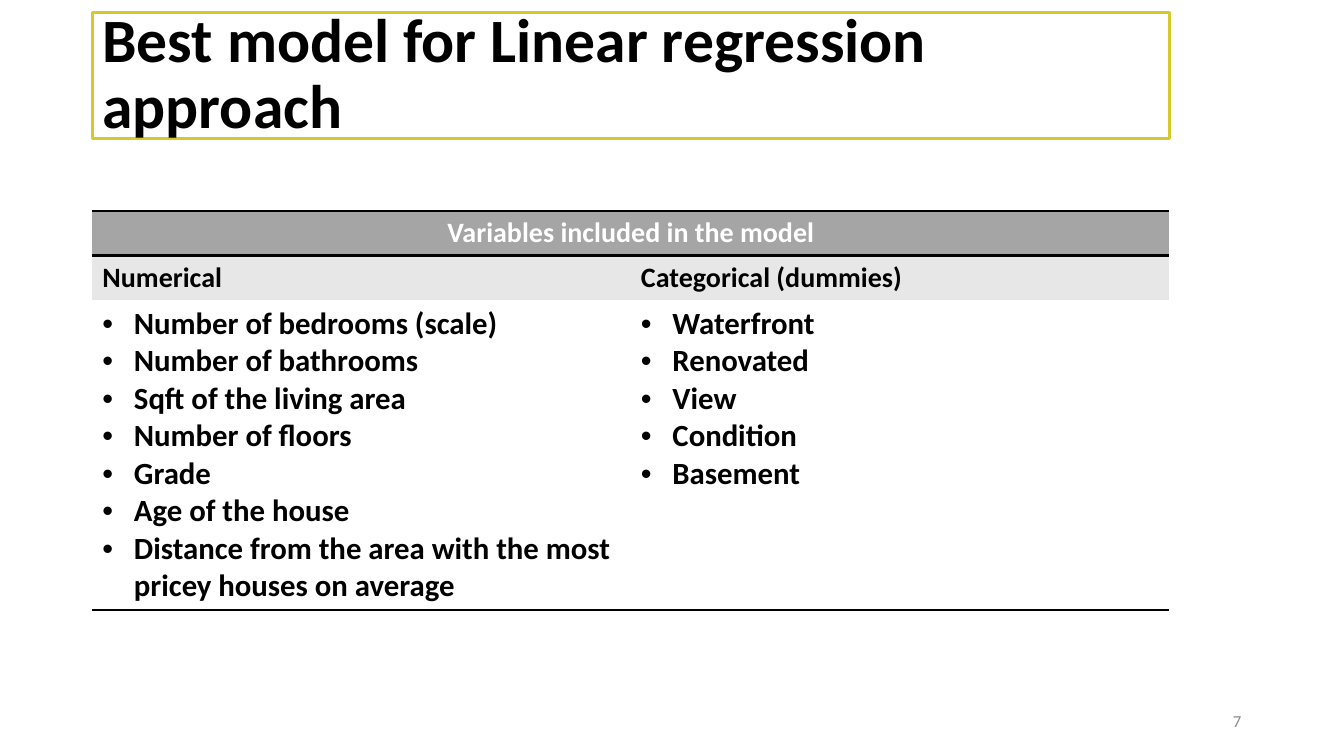
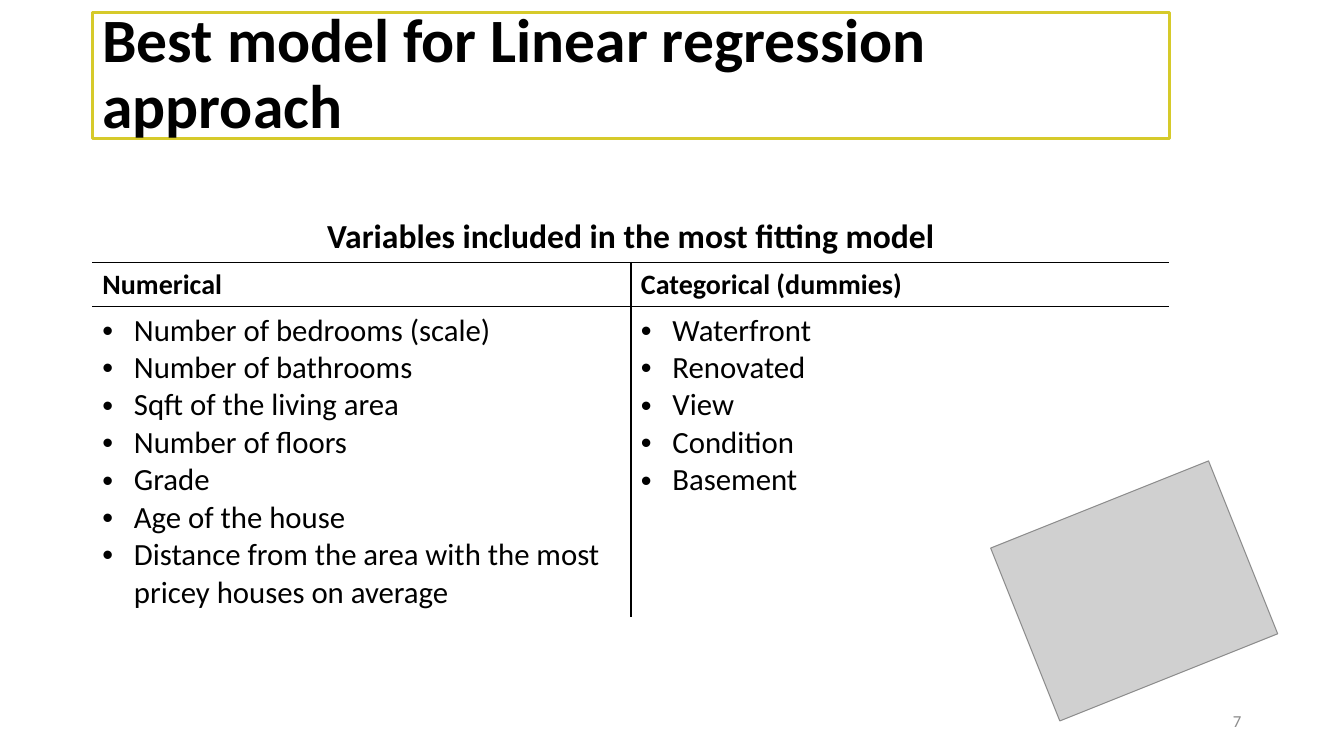
Before and after one commit to federicariva/MidbootcampProject, a slide deck: slide 7 of deliverables/Project_presentation.pptx. Drawn at 1344x756 pixels with LibreOffice and Linux fonts; fonts in the diff are those of the drawing; grey boxes stand for pictures; background and template pictures are left out. Boxes give left, top, right and bottom in pixels: in the first picture for what was removed or moved away, otherwise in the second. Text is boxed around its words. In the diff, an @@ line names an element or a change of style, - is before the commit and + after.

```diff
--- a/deliverables/Project_presentation.pptx
+++ b/deliverables/Project_presentation.pptx
@@ table at [93, 212, 1170, 613] @@
-row 1, column 1: Variables included in the model
+row 1, column 1: Variables included in the most fitting model
@@ fill #A5A5A5 to none in row 1, column 1 @@
@@ fill #E7E7E7 to none in row 2 @@
@@ fill #FFFFFF to none in row 3 @@
@@ borders changed @@
@@ picture added at [991, 461, 1278, 722] @@
```
Also in this commit, not shown: 11 other slides changed, 1 slide removed, 1 other file.
